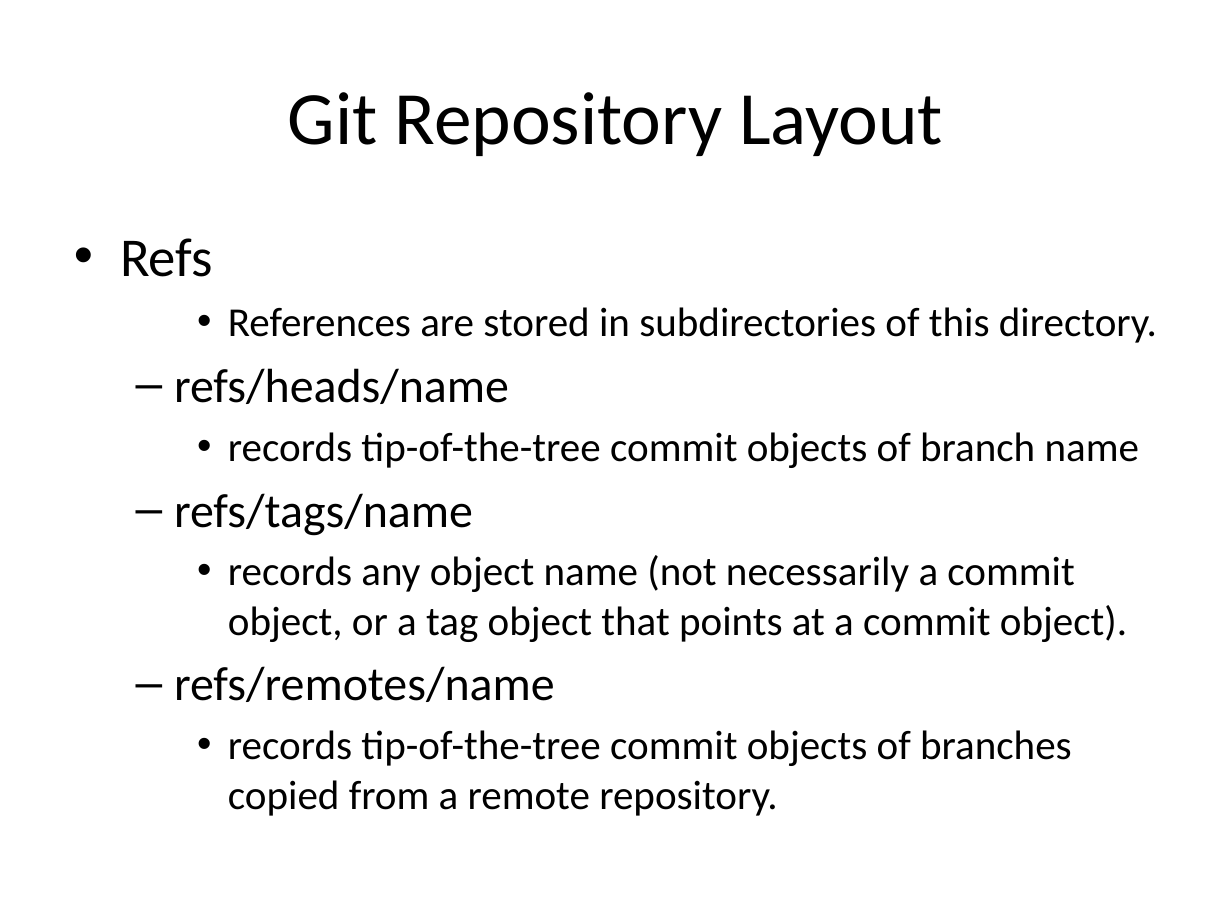
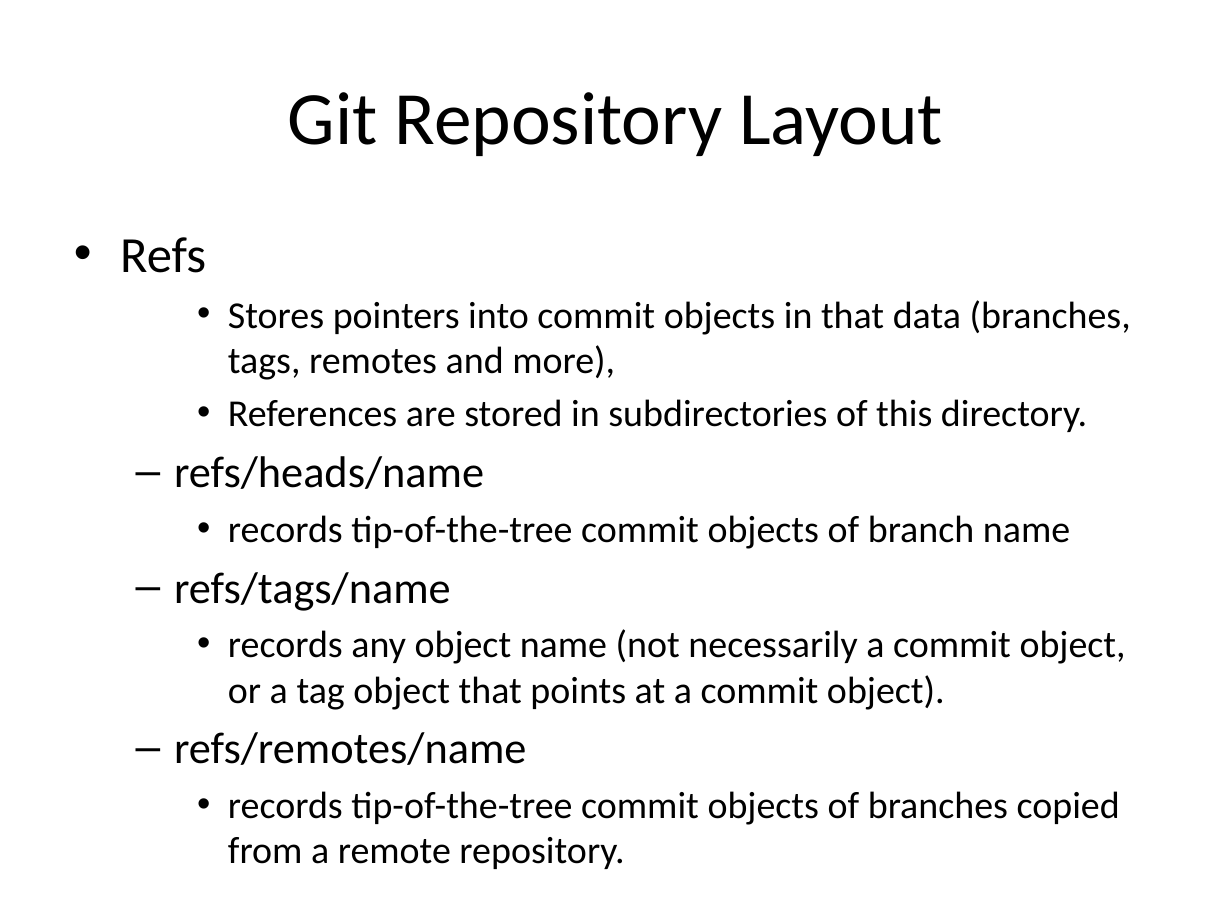
Before and after one commit to jigarmehta1999/Udemy-Git-Recordings, a slide deck: slide 2 of 8-Git Repository Layout.pptx. Drawn at 1232x924 pixels with LibreOffice and Linux fonts; fonts in the diff are those of the drawing. Boxes give left, top, right and bottom in pixels: in the first picture for what was removed or moved away, otherwise in the second. Text is boxed around its words. In the diff, an @@ line names an element or a change of style, - is before the commit and + after.

```diff
--- a/8-Git Repository Layout.pptx
+++ b/8-Git Repository Layout.pptx
@@ text at box(120, 237, 1126, 825): size 32 to 29.6 pt in "Refs"; size 24 to 22.2 pt in "References are stored in subdirectories of this ...", "records tip-of-the-tree commit objects of branch name", "records any object name (not necessarily a ...", "records tip-of-the-tree commit objects of branches copied ..."; size 28 to 25.9 pt in "refs/heads/name", "refs/tags/name", "refs/remotes/name" @@
@@ text at box(228, 300, 1131, 380): paragraph added @@
+    • Stores pointers into commit objects in that data (branches, tags, remotes and more),
```
Also in this commit, not shown: 3 other slides changed, 3 other files.
